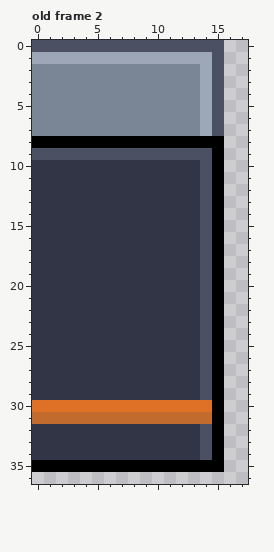
Two states of a pixel-art file, Assets/Textures/Environment/orange_wall.aseprite. Above: the version before the commit.
32x40 pixels, 2 frames. Shown: old frame 2: x 0..17, y 0..36. The commit also changed other frames, which this record leaves out.
After:
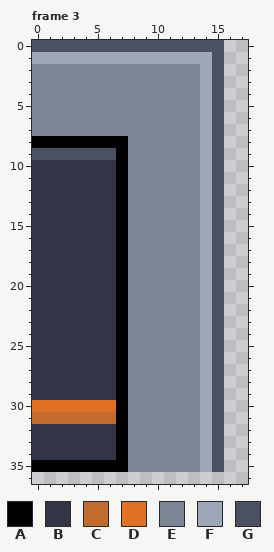
Palette (. is transparent): A #000000  B #313546  C #c16b2f  D #df7126  E #7a8596  F #9da7b7  G #4b5063
A new or re-ordered frame is compared with the old frame closest to it.
What changed:
frames 2 -> 4
Changed rows in their new state; - is an unchanged pixel.
Frame 3 is new; against old frame 2:
first column x 7:
 8 -EEEEEEFG
 9 AEEEEEEFG
10 AEEEEEEFG
11 AEEEEEEFG
12 AEEEEEEFG
13 AEEEEEEFG
14 AEEEEEEFG
15 AEEEEEEFG
16 AEEEEEEFG
17 AEEEEEEFG
18 AEEEEEEFG
19 AEEEEEEFG
20 AEEEEEEFG
21 AEEEEEEFG
22 AEEEEEEFG
23 AEEEEEEFG
24 AEEEEEEFG
25 AEEEEEEFG
26 AEEEEEEFG
27 AEEEEEEFG
28 AEEEEEEFG
29 AEEEEEEFG
30 AEEEEEEFG
31 AEEEEEEFG
32 AEEEEEEFG
33 AEEEEEEFG
34 AEEEEEEFG
35 -EEEEEEFG
Where, in picture pixels (left, top, right, bottom), the same in both pictures:
changed: (116, 136, 224, 472)
